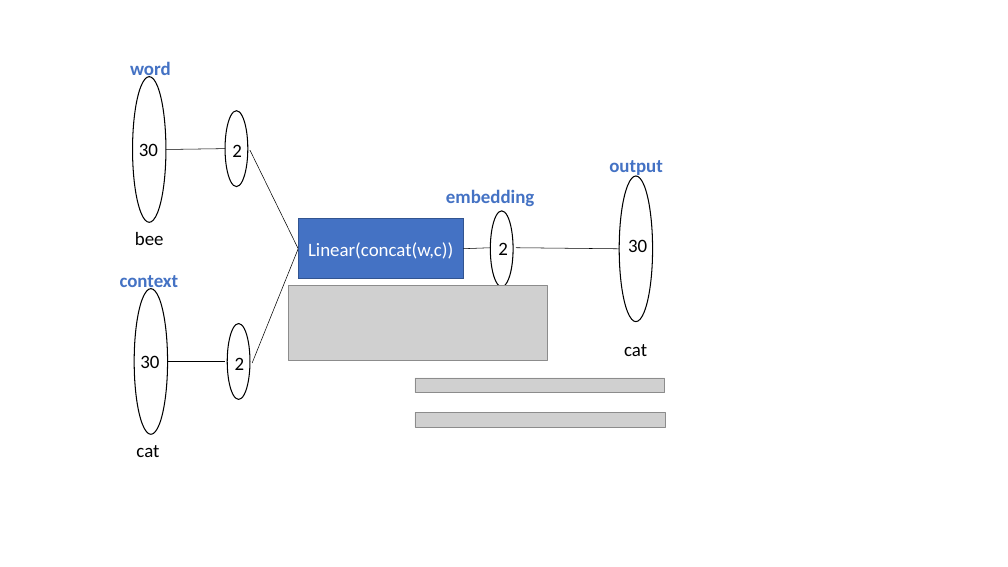
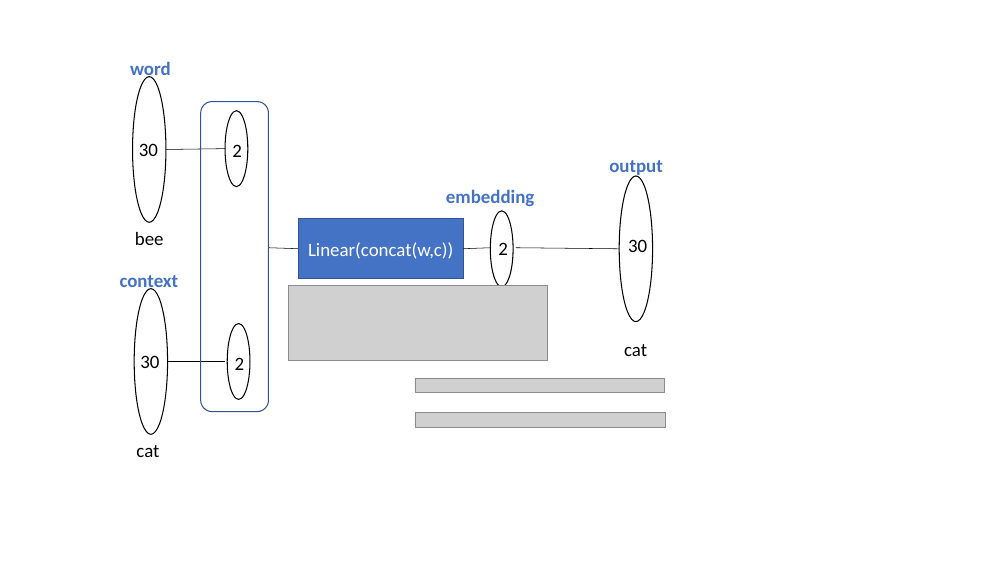
Before and after one commit to tulane-cmps6730/main, a slide deck: slide 9 of lec/language_models/figs/nn.pptx. Drawn at 1008x567 pixels with LibreOffice and Linux fonts; fonts in the diff are those of the drawing; grey boxes stand for pictures. Boxes give left, top, right and bottom in pixels: in the first picture for what was removed or moved away, otherwise in the second. Text is boxed around its words. In the diff, an @@ line names an element or a change of style, - is before the commit and + after.

```diff
--- a/lec/language_models/figs/nn.pptx
+++ b/lec/language_models/figs/nn.pptx
@@ rounded rectangle added at <box>200,101,268,411</box>, outline #325491 1 pt @@
@@ line removed from (250, 150) to (298, 249) @@
@@ line moved from (253, 363) - (298, 249) to (268, 248) - (298, 249) @@
```
Also in this commit, not shown: 1 other slide changed, 1 other file.
